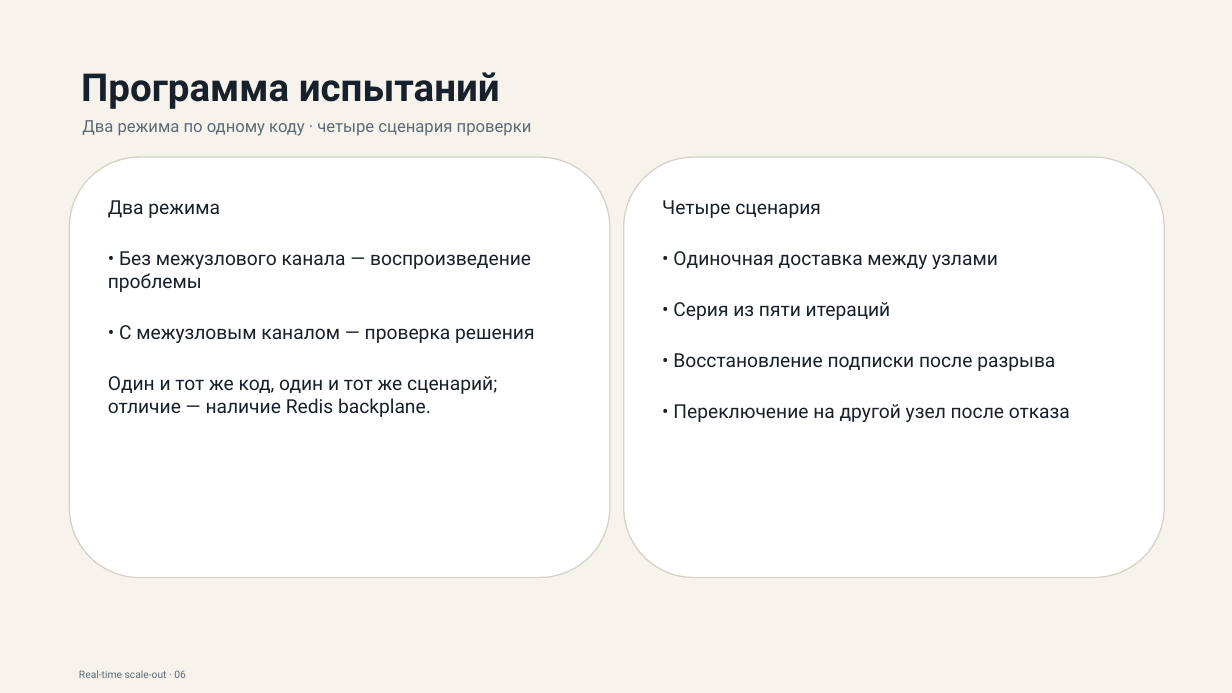
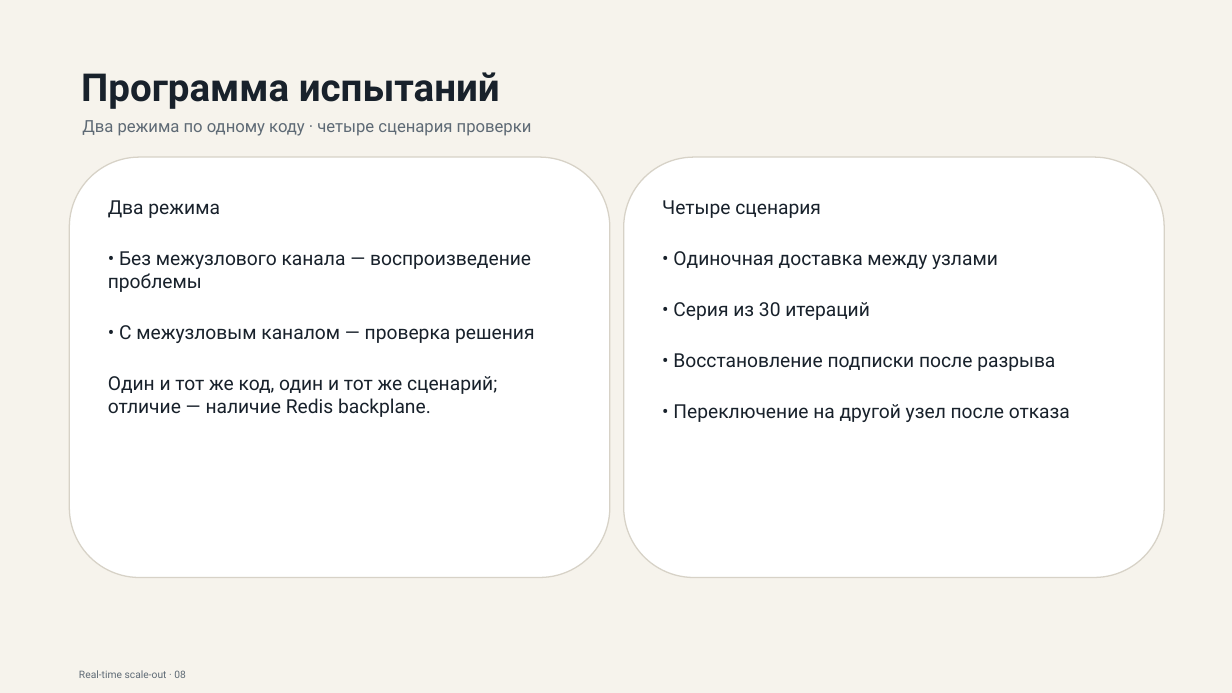
Before and after one commit to gently-whitesnow/final-qualifying-work, a slide deck: slide 8 of build/pptx/vkr-defense-draft.pptx (slide 6 before the commit). Drawn at 1232x693 pixels with LibreOffice and Linux fonts; fonts in the diff are those of the drawing. Boxes give left, top, right and bottom in pixels: in the first picture for what was removed or moved away, otherwise in the second. Text is boxed around its words. In the diff, an @@ line names an element or a change of style, - is before the commit and + after.

```diff
--- a/build/pptx/vkr-defense-draft.pptx
+++ b/build/pptx/vkr-defense-draft.pptx
@@ text in rounded rectangle at [673, 302, 870, 320]: text changed @@
-• Серия из пяти итераций
+• Серия из 30 итераций
```
Also in this commit, not shown: 6 other slides changed, 4 slides added, 1 slide removed, 55 other files.
